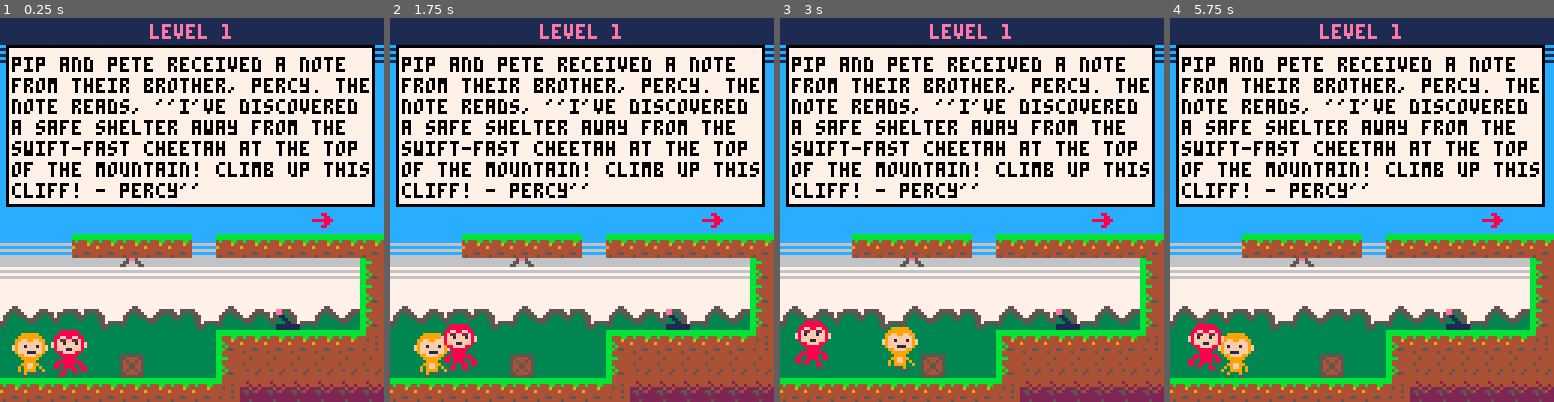
Above: before the commit, frames 1-4 (left to right).
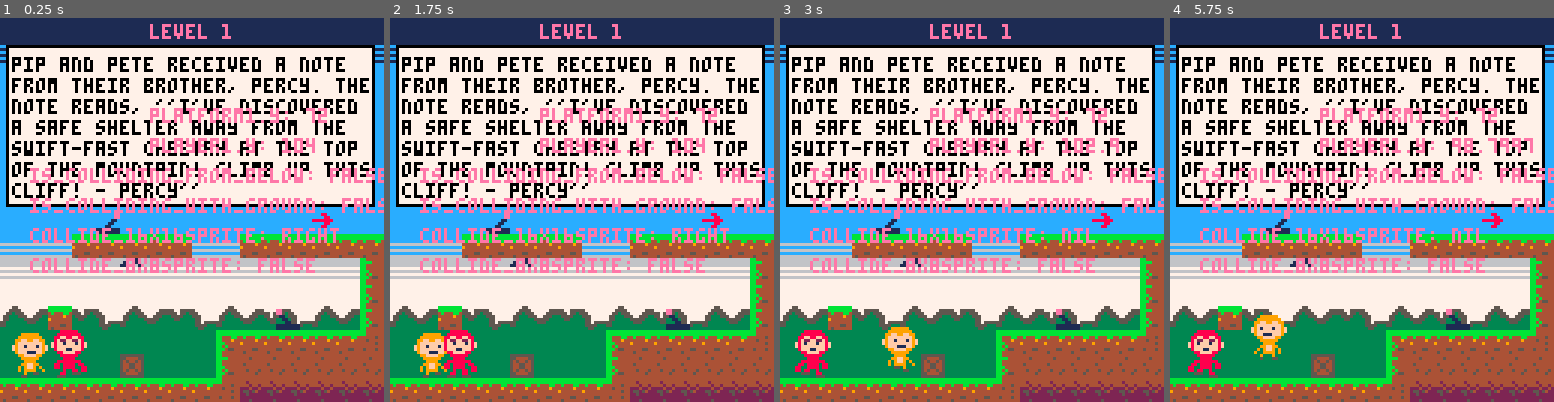
Above: after the commit, the same moments.

Repository: salachyan/EMO
Game: PICO-8 cartridge emo.p8
Two runs of this game, one before a commit and one after it. Both use one fixed random seed, a clock stepped at 60 frames per second and the inputs below.
Inputs:
- Up to frame 1 (0.25 s): no input
- Up to frame 2 (1.75 s): tap X (X key) at 0.33, 1.07 s; tap O (Z key) at 0.7, 1.7 s; hold Right from 1.6 s (still down)
- Up to frame 3 (3 s): tap X (X key) at 1.85, 2.97 s; release Right at 2.1 s; tap O (Z key) at 2.1, 2.5, 2.9 s; hold Up 2.15-2.42 s; hold Right from 2.47 s (still down)
- Up to frame 4 (5.75 s): release Right at 3.03 s; hold Left 3.08-3.58 s; tap O (Z key) every 0.4 s from 3.3 to 5.7 s; hold Down 3.63-3.97 s; hold Right 4.02-4.68 s; tap X (X key) at 4.08, 5.2 s; hold Up 4.73-5.03 s; hold Left 5.08-5.68 s; hold Down from 5.73 s (still down)

The runs differ from the first frame. In frame 1, 7.8% of the frame differs, in the area x 7-100%, y 23-82%; in frame 2, 8.5%; in frame 3, 8.6%; in frame 4, 10%, in the area x 4-100%, y 23-94%.

Commit message:
added all sides of collisions for both players to ensure players and box doesn't go pass ground

Diff:
--- a/emo.p8
+++ b/emo.p8
@@ -137,12 +137,9 @@
 
 
 
-
 __gff__
 0000000000000000000000000000000000000000000000000000000000000000000000000000000000000000000000000000000000000000000000000000000000000000000000000000000000000000000000000000000000000000000000000000000000000000000000000000000000000000000000000000000000000000
-0000000000000000000000000000000000000000000000000000000000000000000000000000000000000000000000000000000000000000000000000000000000000000000000000000000000000000ff0101010000000000000000000000000101010000000000000000000000000001010100000000000000000000000000
-=======
->>>>>>> 889e6407dd5718f970e673647f54370bb68c1cef
+0000000000000000000000000000000000000000000000000000000000000000000000000000000000000000000000000000000000000000000000000000000000000000000000000000000000000000010101010000000100000000000000000101010100000000000000000000000001010101000000000000000000000000
 __map__
 c6c6c6c6c6c6c6c6c6c6c6c6c6c6c6c6c6c6c5c5c4c4c4c4c4c4c4c4c4c4c4c4c4c4c4c4c4c4c4c4c4c4c4c4c4c4c4c4c4c4c4c4c4c40000000000000000000000000000000000000000000000000000000000000000000000000000000000000000000000000000000000000000000000000000000000000000000000000000
 c5c5c5c5c5c5c5c5c5c5c5c5c5c5c5c5c5c5c4c4c4c4c4c4c4c4c4c4c4c4c4c4c4c4c4c4c4c4c4c4c4c4c4c4c4c4c4c4c4c4c4c4c4c40000000000000000000000000000000000000000000000000000000000000000000000000000000000000000000000000000000000000000000000000000000000000000000000000000
@@ -153,12 +150,12 @@
 c4c4c4c4c4c4c4c4c4c4c4c4c4c4c4c4c4c4c4c4c4c4c4c4c4c4c4c4c4c4c4c4c4c4c4c4c4c4c4c4c4c4c4c4c4c4c4c4c4c4c4c4c4c40000000000000000000000000000000000000000000000000000000000000000000000000000000000000000000000000000000000000000000000000000000000000000000000000000
 c4c4c4c4c4c4c4c4c4c4c4c4c4c4c4c4c4c4c4c4c4c4c4c4c4c4c4c4c4c4c4c4c4c4c4c4c4c4c4c4c4c4c4c4c4c4c4c4c4c4c4c4c4c4c4c4000000000000000000000000000000000000000000000000000000000000000000000000000000000000000000000000000000000000000000000000000000000000000000000000
 c4c4c4c4c4c4c4c4c4c4c4c4c4d6c4c4c4c4c4c4c4c4c4c4c4c4c4c4c4c4c4c4c4c4c4c4c4c4c4c4c4c4c4c4c4c4c4c4c4c4c4c4c4c4c4c4000000000000000000000000000000000000000000000000000000000000000000000000000000000000000000000000000000000000000000000000000000000000000000000000
-c3c3c3d0d0d0d0d0c3d0d0d0d0d0d0d0d0d0d3c4c4c4c4c4c4c4c4c4c4c4c4c4c4c4c4c4c4c4c4c4c4c4c4c4c4c4c4c4c4c4c4c4c4c4c4c4000000000000000000000000000000000000000000000000000000000000000000000000000000000000000000000000000000000000000000000000000000000000000000000000
-c1c1c1c1c1d5c1c1c1c1c1c1c1c1c1e2d1d1e1c4c4c4c4c4c4c4c4c4c4c4c4c4c4c4c4c4c4c4c4c4c4c4c4c4c4c4c4c4c4c4c4c4c4c4c4c4000000000000000000000000000000000000000000000000000000000000000000000000000000000000000000000000000000000000000000000000000000000000000000000000
+c3c3c3c3c3c3c3c3c3c3d0d0d0d0d0d0d0d0d3c4c4c4c4c4c4c4c4c4c4c4c4c4c4c4c4c4c4c4c4c4c4c4c4c4c4c4c4c4c4c4c4c4c4c4c4c4000000000000000000000000000000000000000000000000000000000000000000000000000000000000000000000000000000000000000000000000000000000000000000000000
+c1c1c1c1c1c1c1c1c1c1c1c1c1c1c1e2d1d1e1c4c4c4c4c4c4c4c4c4c4c4c4c4c4c4c4c4c4c4c4c4c4c4c4c4c4c4c4c4c4c4c4c4c4c4c4c4000000000000000000000000000000000000000000000000000000000000000000000000000000000000000000000000000000000000000000000000000000000000000000000000
 c0c0c0c0c0c0c0c0c0c0c0c0c0c0c0e2d1d1e1c4c4c4c4c4c4c4c4c4c4c4c4c4c4c4c4c4c4c4c4c4c4c4c4c4c4c4c4c4c4c4c4c4c4c4c4c4000000000000000000000000000000000000000000000000000000000000000000000000000000000000000000000000000000000000000000000000000000000000000000000000
-ebecedeeefebeceeefebecedefebece2d1d1e1c4c4c4c4c4c4c4c4c4c4c4c4c4c4c4c4c4c4c4c4c4c4c4c4c4c4c4c4c4c4c4c4c4c4c4c4c4000000000000000000000000000000000000000000000000000000000000000000000000000000000000000000000000000000000000000000000000000000000000000000000000
+ebecd0eeefebeceeefebecedefebece2d1d1e1c4c4c4c4c4c4c4c4c4c4c4c4c4c4c4c4c4c4c4c4c4c4c4c4c4c4c4c4c4c4c4c4c4c4c4c4c4000000000000000000000000000000000000000000000000000000000000000000000000000000000000000000000000000000000000000000000000000000000000000000000000
 fbfcfdfefbfcfdfeffd2d0d0d0d0d0f2d1d1e1c4c4c4c4c4c4c4c4c4c4c4c4c4c4c4c4c4c4c4c4c4c4c4c4c4c4c4c4c4c4c4c4c4c4c4c4c4000000000000000000000000000000000000000000000000000000000000000000000000000000000000000000000000000000000000000000000000000000000000000000000000
-fbfcfdfefffbfbfdfee2d1d1d1d1d1d1d1d1e1c4c4c4c4c4c4c4c4c4c4c4c4c4c4c4c4c4c4c4c4c4c4c4c4c4c4c4c4c4c4c4c4c4c4c4c4c4000000000000000000000000000000000000000000000000000000000000000000000000000000000000000000000000000000000000000000000000000000000000000000000000
+fbfcfbfbfffbfbfbfee2d1d1d1d1d1d1d1d1e1c4c4c4c4c4c4c4c4c4c4c4c4c4c4c4c4c4c4c4c4c4c4c4c4c4c4c4c4c4c4c4c4c4c4c4c4c4000000000000000000000000000000000000000000000000000000000000000000000000000000000000000000000000000000000000000000000000000000000000000000000000
 d0d0d0d0d0d0d0d0d0f2e0e0e0e0e0e0e0e0f1d0d0d0d0c4c4c4c4d1d1d1d1d1d1d1d1d1d1d1d1d1d1d1d1d1d1d1d1d1d1d1d1c4c4c4c4c4000000000000000000000000000000000000000000000000000000000000000000000000000000000000000000000000000000000000000000000000000000000000000000000000
 e0e0e0e0e0e0e0e0e0f0f0f0f0f0f0f0f0f0e0e0d1d1d1d1d1d1d1d1d1d1d1d1d1d1d1d1d1d1d1d1d1d1d1d1d1d1d1d1d1d1d1c4c4c4c4c4000000000000000000000000000000000000000000000000000000000000000000000000000000000000000000000000000000000000000000000000000000000000000000000000
 f0f0f0f0f0f0f0f0f0f0f0f0f0f0f0f0f0f0f0f0d1d1d1d1d1d1d1d1d1d1d1d1d1d1d1d1d1d1d1d1d1d1d1d1d1d1d1d1d1d1d1c4c4c4c4c4000000000000000000000000000000000000000000000000000000000000000000000000000000000000000000000000000000000000000000000000000000000000000000000000
--- a/gameloop/collisions.lua
+++ b/gameloop/collisions.lua
@@ -1,24 +1,87 @@
 function is_colliding_with_ground(x, y)
   -- Convert the player's position into tile coordinates (16x16 grid)
-  local tile_x1 = flr(x / 8)  -- top-left corner (convert pixel to tile coordinate)
-  local tile_y1 = flr(y / 8)  -- top-left corner
-  local tile_x2 = flr((x + 14) / 8)  -- bottom-right corner (character width - 1)
-  local tile_y2 = flr((y + 14) / 8)  -- bottom-right corner (character height - 1)
+  local x1 = flr((x) / 8)  -- top-left corner (convert pixel to tile coordinate)
+  local y1 = flr((y) / 8)  -- top-left corner
 
-  -- Check the four corners of the 16x16 character
-  local top_left = mget(tile_x1, tile_y1)
-  local top_right = mget(tile_x2, tile_y1)
-  local bottom_left = mget(tile_x1, tile_y2)
-  local bottom_right = mget(tile_x2, tile_y2)
+  local x2= flr((x+7)/8)
+  local y2= flr((y+7)/8)
 
-  -- Check if any of these tiles have the ground_flag
-  if fget(top_left, is_on_ground) or fget(top_right, is_on_ground) or
-     fget(bottom_left, is_on_ground) or fget(bottom_right, is_on_ground) then
-    return true  -- Ground collision detected
+  local x3 = flr((x + 14) / 8)  -- bottom-right corner (character width - 1)
+  local y3 = flr((y + 14) / 8)  -- bottom-right corner (character height - 1)
+
+  local a=fget(mget(x1,y1),0)
+  local b=fget(mget(x1,y2),0)
+  local c=fget(mget(x2,y2),0)
+  local d=fget(mget(x2,y1),0)
+
+  local e=fget(mget(x3,y3),0)
+  local f=fget(mget(x3,y2),0)
+  local g=fget(mget(x2,y3),0)
+  local h=fget(mget(x3,y1),0)
+  local i=fget(mget(x1,y3),0)
+
+  if a or b or c or d or e or f or g or h or i then
+    return true
+  else
+    return false
   end
 
-  return false  -- No collision
 end
+
+function collide_16x16sprite(o)
+  local x1=(o.x)/8
+  local y1=(o.y)/8
+  local x2=(o.x+7)/8
+  local y2=(o.y+7)/8
+
+  local x3=(o.x+16)/8
+  local y3=(o.y+16)/8
+
+
+  local a=fget(mget(x1,y1),0)
+  local b=fget(mget(x1,y2),0)
+  local c=fget(mget(x2,y2),0)
+  local d=fget(mget(x2,y1),0)
+
+  local e=fget(mget(x3,y3),0)
+  local f=fget(mget(x3,y2),0)
+  local g=fget(mget(x2,y3),0)
+  local h=fget(mget(x3,y1),0)
+  local i=fget(mget(x1,y3),0)
+
+  -- if a or d or h then
+  --   return "top"
+  if e or f or h then
+      return "right"
+  elseif a or b or i then
+      return "left"
+  -- elseif e or g or i then
+  --     return "bottom"
+  end
+  return nil
+end
+
+function collide_8x8sprite(o)
+  local x1=o.x/8
+  local y1=o.y/8
+  local x2=(o.x+7)/8
+  local y2=(o.y+7)/8
+
+
+  local a=fget(mget(x1,y1),0)
+  local b=fget(mget(x1,y2),0)
+  local c=fget(mget(x2,y2),0)
+  local d=fget(mget(x2,y1),0)
+
+
+  if a or b or c or d then
+    return true
+  else
+    return false
+  end
+end
+
+
 
 -- Function to check if player is colliding with a side (left or right) based on flags
 function is_colliding_with_side(player, flag)
@@ -41,14 +104,13 @@
   return nil  -- No side collision
 end
 
--- Function to check if box is colliding with a side (left or right) based on flags
+-- Function to check if object is colliding with a side (left or right) based on flags
 function is_colliding_with_side_box(box, flag)
   -- Convert box's position into tile coordinates (16x16 grid)
   local tile_x1 = flr(box.x / 8)  -- Left side of the box
   local tile_y1 = flr(box.y / 8)  -- Top side
   local tile_x2 = flr((box.x + 7) / 8)  -- Right side of the box
   local tile_y2 = flr((box.y + 7) / 8)  -- Bottom side
-
   -- Check left side collision
   if fget(mget(tile_x1, tile_y1), flag) or fget(mget(tile_x1, tile_y2), flag) then
     return "left"
@@ -77,3 +139,11 @@
          player.y + player.h * 8 >= box.y and
          player.y < box.y + box.h * 8
 end
+
+-- Function to check if player is colliding with the platform from below
+function is_colliding_with_platform_from_below(player, platform)
+  return player.x < platform.x + platform.w * 8 and
+         player.x + player.w * 8 > platform.x and
+         player.y <= platform.y + platform.h * 8 and
+         player.y + player.h * 8 > platform.y                           -- Ensure the player is moving upward
+end
--- a/gameloop/draw.lua
+++ b/gameloop/draw.lua
@@ -42,14 +42,19 @@
     --sspr(0, 0, 16, 16, player.x, player.y, 16, 16)
     --sspr(8, 0, 16, 16, player2.x, player2.y, 8, 8)
     spr(box.sp, box.x, box.y, box.w, box.h, box.flip)
-    spr(side_sprite.sp, side_sprite.x, side_sprite.y, side_sprite.w, side_sprite.h, side_sprite.flip)
     spr(switch.sp, switch.x, switch.y, switch.w, switch.h, switch.flip)
+    spr(switch2.sp, switch2.x, switch2.y, switch2.w, switch2.h, switch2.flip)
     spr(platform1.sp, platform1.x, platform1.y, platform1.w, platform1.h)
     spr(platform2.sp, platform2.x, platform2.y, platform2.w, platform2.h)
     spr(platform3.sp, platform3.x, platform3.y, platform3.w, platform3.h)
     spr(platform4.sp, platform4.x, platform4.y, platform4.w, platform4.h)
     spr(platform5.sp, platform5.x, platform5.y, platform5.w, platform5.h)
     spr(platform_mover.sp, platform_mover.x, platform_mover.y, platform_mover.w, platform_mover.h)
-    --print("side_sprite.x: "..side_sprite.x, 50,30,14)
-    --print("box.x: "..box.x, 50,40,14)
+
+    print("platform1.y: "..platform1.y, 50,30,14)
+    print("player1.y: "..player1.y, 50,40,14)
+    print("is_colliding_from_below: "..tostring(is_colliding_with_platform_from_below(player2, platform1)), 10, 50, 14)
+    print("is_colliding_with_ground: "..tostring(is_colliding_with_ground(player1.x, player1.y)), 10, 60, 14)
+    print("collide_16x16sprite: "..tostring(collide_16x16sprite(player1)), 10, 70, 14)
+    print("collide_8x8sprite: "..tostring(collide_8x8sprite(box)), 10, 80, 14)
   end
--- a/gameloop/initialize.lua
+++ b/gameloop/initialize.lua
@@ -22,7 +22,8 @@
     falling=false,
     sliding=false,
     landed=false,
-    is_on_side = false
+    is_on_side = false,
+    is_on_bottom_ground = false
   }
 
   player2 = {
@@ -45,7 +46,8 @@
     falling=false,
     sliding=false,
     landed=false,
-    is_on_side = false
+    is_on_side = false,
+    is_on_bottom_ground = false
   }
 
   --Level 1 Setup -----------------------------------------------------------------------------------------------------
@@ -53,20 +55,6 @@
     x = 40,     -- starting x position
     y = 112,     -- starting y position
     sp = 215,
-    w = 1,     -- width of the sprite in pixels
-    h = 1,     -- height of the sprite in pixels
-    dx = 0,     -- horizontal movement speed
-    --dy = 0,     -- vertical movement speed (for jumping/falling)
-    --speed = 2,  -- movement speed
-   -- gravity = 0.3, --  strength
-    flip = false -- direction of the sprite
-    --is_on_ground = false -- player grounded state
-  }
-
-  side_sprite = {
-    x = 72,     -- starting x position
-    y = 112,     -- starting y position
-    sp = 226,
     w = 1,     -- width of the sprite in pixels
     h = 1,     -- height of the sprite in pixels
     dx = 0,     -- horizontal movement speed
@@ -87,6 +75,19 @@
     --dy = 0,     -- vertical movement speed (for jumping/falling)
     --speed = 2,  -- movement speed
     flip = false -- direction of the sprite
+    --is_on_ground = false -- player grounded state
+  }
+
+  switch2 = {
+    x = 32,     -- starting x position
+    y = 64,     -- starting y position
+    sp = 212,
+    w = 1,     -- width of the sprite in pixels
+    h = 1,     -- height of the sprite in pixels
+    --dx = 0,     -- horizontal movement speed
+    --dy = 0,     -- vertical movement speed (for jumping/falling)
+    --speed = 2,  -- movement speed
+    flip = true -- direction of the sprite
     --is_on_ground = false -- player grounded state
   }
 
--- a/gameloop/update.lua
+++ b/gameloop/update.lua
@@ -2,6 +2,14 @@
   -- Reset player horizontal movement speed
   player1.dx = 0
   player2.dx = 0
+
+  local lx1=player1.x --last x pos
+	local ly1=player1.y --last y pos
+  local lx2=player2.x --last x pos
+	local ly2=player2.y --last y pos
+
+  local lxb=box.x --last x pos
+	local lyb=box.y --last y pos
 
   if player1.spz<4.9 then
     player1.spz = player1.spz + .08
@@ -29,28 +37,30 @@
   if btn(⬅️) then
     player1.dx = -player1.speed
     player1.flip = true -- flip sprite to face left
-    player1.is_colliding_with_side=false
+    player1.is_on_side=false
+    player1.running=true
   end
 
   -- move right
   if btn(➡️) then
     player1.dx = player1.speed
     player1.flip = false -- face sprite to the right
-    player1.is_colliding_with_side=false
+    player1.is_on_side=false
+    player1.running=true
   end
 
   -- p2 move left
   if btn(⬆️) then
     player2.dx = -player2.speed
     player2.flip = true -- flip sprite to face left
-    player2.is_colliding_with_side=false
+    player2.is_on_side=false
   end
 
   -- move right
   if btn(⬇️) then
     player2.dx = player2.speed
     player2.flip = false -- face sprite to the right
-    player2.is_colliding_with_side=false
+    player2.is_on_side=false
   end
 
  	--player 1 jump press x
@@ -58,6 +68,7 @@
     player1.y -= player1.speed
     --player1.landed=false
     player1.is_on_ground = false
+    player1.is_on_bottom_ground = false
   end
 
   --player 2 jump press c
@@ -65,9 +76,35 @@
     player2.y -= player2.speed
     --player2.landed=false
     player2.is_on_ground = false
-  end
+    player2.is_on_bottom_ground = false
+  end
+
+  local is_colliding_with_ground_player1 = collide_16x16sprite(player1)
 
   -- check for ground collision (using flag 0) for a 16x16 region
+  if collide_8x8sprite(box) then
+    box.x = 64
+  end
+
+  -- check for ground collision from underneath (using flag 0) for a 16x16 region
+  if is_colliding_with_ground(player1.x, player1.y) then
+    player1.y = ly1
+    player1.x = lx1
+    player1.is_on_ground = true
+    -- player1.y = flr(player1.y / 8) * 8 --help with clipping to go back on ground tile
+  else --no collision
+    player1.is_on_ground = false
+  end
+  if is_colliding_with_ground(player2.x, player2.y) then
+    player2.y = ly2
+    player2.x = lx2
+    player2.is_on_ground = true
+    -- player1.y = flr(player1.y / 8) * 8 --help with clipping to go back on ground tile
+  else --no collision
+    player2.is_on_ground = false
+  end
+
+  -- check for ground collision from top and side to side (using flag 0) for a 16x16 region
   if is_colliding_with_ground(player1.x, player1.y + player1.h) then
     player1.dy = 0
     player1.is_on_ground = true
@@ -75,9 +112,9 @@
   else --no collision
     player1.is_on_ground = false
   end
-
   if is_colliding_with_ground(player2.x, player2.y + player2.h) then
     player2.dy = 0
+    -- player2.y=ly2
     player2.is_on_ground = true
     player2.y = flr(player2.y / 8) * 8 --help with clipping to go back on ground tile
   else
@@ -90,8 +127,12 @@
 
   if side_collision_player1 == "left" and player1.dx < 0 then
     player1.dx = 0 -- Stop left movement only if moving left
+    player1.is_on_side = true
   elseif side_collision_player1 == "right" and player1.dx > 0 then
     player1.dx = 0 -- Stop right movement only if moving right
+    player1.is_on_side = true
+  else
+    player1.is_on_side=false
   end
 
   local side_collision_player2 = is_colliding_with_side(player2, is_on_side)
@@ -102,38 +143,28 @@
     player2.dx = 0 -- Stop right movement only if moving right
   end
 
-  -- Check for collisions between the box and the side_sprite
-  if box.x > (side_sprite.x-8) then
-    box.x = (side_sprite.x-8)
-    box.dx=0
-  end
-
   -- Check for collisions with the box for player1
-  if check_collision(player1, box) then
-    if player1.is_on_ground then
-      -- Move player1 back based on the direction they are moving
-      if player1.dx > 0 and (box.x > player1.x) then
-        player1.x = box.x - player1.w * 8  -- Push player to the left
-        box.x = box.x + player1.dx
-      elseif player1.dx < 0 and (box.x < player1.x) then
-        player1.x = box.x + box.w * 8  -- Push player to the right
-        box.x = box.x + player1.dx
-      end
+  if check_collision(player1, box) and player1.is_on_ground==true then
+    -- Move player1 back based on the direction they are moving
+    if player1.dx > 0 and (box.x > player1.x) then
+      player1.x = box.x - player1.w * 8  -- Push player to the left
+      box.x = box.x + player1.dx
+    elseif player1.dx < 0 and (box.x < player1.x) then
+      player1.x = box.x + box.w * 8  -- Push player to the right
+      box.x = box.x + player1.dx
     end
   end
 
   -- Check for collisions with the box for player2
-  if check_collision(player2, box) then
-    --if player1.is_on_ground then
+  if check_collision(player2, box) and player2.is_on_ground == true then
     -- Move player2 back based on the direction they are moving
-      if player2.dx > 0 and (box.x > player2.x) then
-        player2.x = box.x - player2.w * 8  -- Push player to the left
-        box.x = box.x + player2.dx
-      elseif player2.dx < 0 and (box.x < player2.x) then
-        player2.x = box.x + box.w * 8  -- Push player to the right
-        box.x = box.x + player2.dx
-      end
-    --end
+    if player2.dx > 0 and (box.x > player2.x) then
+      player2.x = box.x - player2.w * 8  -- Push player to the left
+      box.x = box.x + player2.dx
+    elseif player2.dx < 0 and (box.x < player2.x) then
+      player2.x = box.x + box.w * 8  -- Push player to the right
+      box.x = box.x + player2.dx
+    end
   end
 
   -- Allow players to jump on top of the box
@@ -160,7 +191,7 @@
     switch.flip = true
   end
 
-  if switch.flip == true and platform1.y<90 then
+  if switch.flip == true and platform1.y<98 then
     platform1.y += 1
     platform2.y += 1
     platform3.y += 1
@@ -213,6 +244,11 @@
       player2.dy = 0  -- Reset vertical speed
       player2.is_on_ground = true -- Update grounded state
     end
+    if player2.y + player2.h >= box.y and player2.y + player2.h < box.y + box.h * 8 and player2.dy < 0 then
+      player2.y = box.y + box.h * 8  -- Position player just above the box
+      player2.dy = 0  -- Reset vertical speed
+      -- Optional: you may want to update is_on_ground here as needed
+    end
   end
   if check_collision(player2, platform2) then
     if player2.y + player2.h <= platform2.y + platform2.h * 8 and player2.dy > 0 then
@@ -243,7 +279,15 @@
     end
   end
 
-
+  --check if players are colliding from below platform
+  if is_colliding_with_platform_from_below(player2, platform1) or is_colliding_with_platform_from_below(player2, platform2) or is_colliding_with_platform_from_below(player2, platform3) or is_colliding_with_platform_from_below(player2, platform4) or is_colliding_with_platform_from_below(player2, platform5) then
+    -- Prevent player from going above the box
+    player2.y = ly2
+  end
+  if is_colliding_with_platform_from_below(player1, platform1) or is_colliding_with_platform_from_below(player1, platform2) or is_colliding_with_platform_from_below(player1, platform3) or is_colliding_with_platform_from_below(player1, platform4) or is_colliding_with_platform_from_below(player1, platform5) then
+    -- Prevent player from going above the box
+    player1.y = ly1
+  end
 
   -- update player position
   player1.x = player1.x + player1.dx
Not shown, changed: 25 lines of the sprite sheet (__gfx__) section of emo.p8
